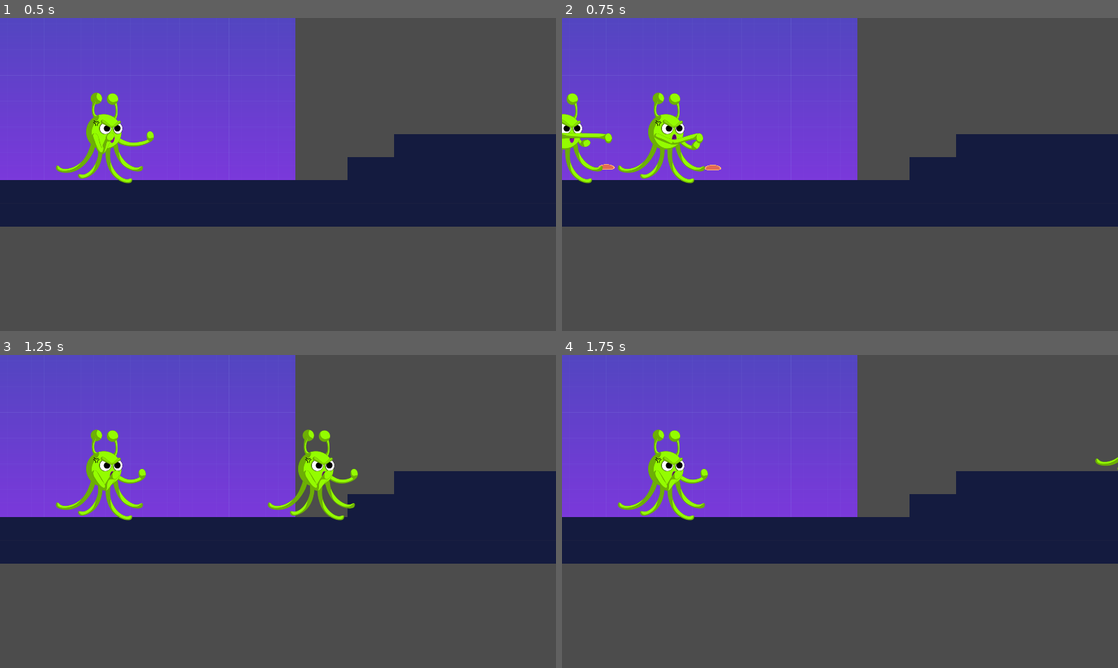
Above: before the commit, frames 1-4 (two rows, left to right).
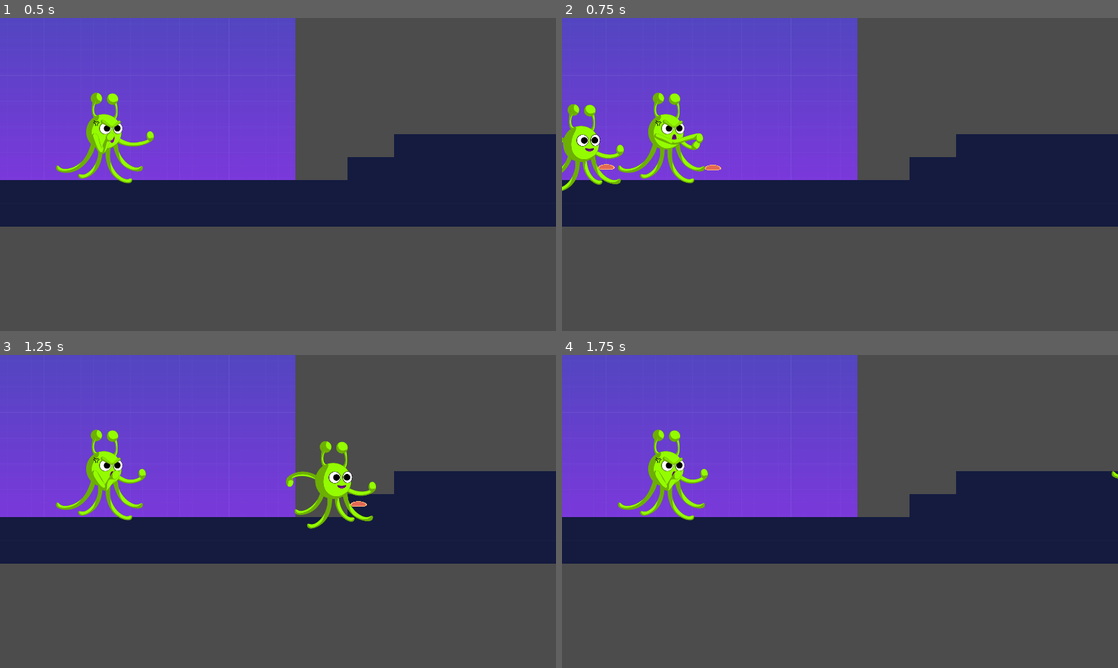
Above: after the commit, the same moments.

Repository: kigari94/IAS
Game: Godot game, scene res://src/Levels/Level01.tscn
Two runs of this game, one before a commit and one after it. Both use one fixed random seed, a clock stepped at 60 frames per second and the inputs below. This scene is started directly instead of the project's main scene.
Inputs:
- Up to frame 1 (0.5 s): no input
- Up to frame 2 (0.75 s): tap Enter at 0.5 s; hold D (move_right) from 0.53 s (still down); hold Space (attack) from 0.53 s (still down)
- Up to frame 3 (1.25 s): keep holding D (move_right); keep holding Space (attack); tap W (jump) at 0.77, 0.8, 1.07 s
- Up to frame 4 (1.75 s): keep holding D (move_right); release Space (attack) at 1.28 s; tap W (jump) at 1.35, 1.52 s; tap Space (attack) at 1.55 s

Frame 1 is identical in both runs. In frame 2, 1.4% of the frame differs, in the area x 0-12%, y 24-56%; in frame 3, 2.1%, in the area x 48-68%, y 23-56%; in frame 4, less than 0.1%.

Commit message:
Animationen + Sound
Animationen sind erstellt und im Skript implementiert für: RUN, JUMP, FIGHT, DEATH, IDLE (unfertig)
Finaler Schliff dann im 3. Sprint
Probleme im Code markiert.
-----
Sound ist ebenfalls implementiert für: JUMP, FIGHT, DEATH, RESPAWN, Background Music (StartScreen, GameScreen, WinnerScreen)

Diff:
--- a/src/Actors/Player.gd
+++ b/src/Actors/Player.gd
@@ -9,15 +9,35 @@
 
 onready var animation = $AnimationPlayer
 
-var sound: AudioStreamPlayer
-
-
-
+var backgroundSound: AudioStreamPlayer
+var jumpSound: AudioStreamPlayer
+var punchSound: AudioStreamPlayer
+var deathSound: AudioStreamPlayer
+var respawnSound: AudioStreamPlayer
 
 func _ready() -> void:
-	sound = AudioStreamPlayer.new()
-	add_child(sound)
-	sound.stream = preload("res://assets/Sounds/pop.wav")
+	# Sound init
+	backgroundSound = AudioStreamPlayer.new()
+	add_child(backgroundSound)
+	backgroundSound.stream = preload("res://assets/Sounds/background_music/short-chill-music-8561 (mp3cut.net).mp3")
+	backgroundSound.play()
+
+	jumpSound = AudioStreamPlayer.new()
+	add_child(jumpSound)
+	#jumpSound.stream = preload("res://assets/Sounds/pop.wav")
+	jumpSound.stream = preload("res://assets/Sounds/JUMP/cartoon-jump-6462.mp3")
+
+	punchSound = AudioStreamPlayer.new()
+	add_child(punchSound)
+	punchSound.stream = preload("res://assets/Sounds/FIGHT/punch-2-37333.mp3")
+
+	deathSound = AudioStreamPlayer.new()
+	add_child(deathSound)
+	deathSound.stream = preload("res://assets/Sounds/TRAPS/negative_beeps-6008.mp3")
+
+	respawnSound = AudioStreamPlayer.new()
+	add_child(respawnSound)
+	respawnSound.stream = preload("res://assets/Sounds/JUMP/dramatic-sound-effect-01-144470_RESPAWN.mp3")
 
 	#player_weapon.connect("attack_finished", self, "on_player_weapon_attack_finished")
 	main_camera = get_node(camera)
@@ -34,9 +54,20 @@
 	_velocity = calculate_move_velocity(_velocity, direction, speed, is_jump_interrupted)
 	var snap: Vector2 = Vector2.DOWN * 60.0 if direction.y == 0.0 else Vector2.ZERO
 	_velocity = move_and_slide_with_snap(_velocity, snap, FLOOR_NORMAL, true)
-	# play jump sound
+
+	# PROBLEM: jump / idle gehen nicht immer -> vermutlich state machine erforderlich
+	if direction.x == 0 and direction.y > 0:
+		print(direction.y)
+		animation.play("Idle_Animation")
+
+	# Jump Animation + play jump sound
 	if direction.y < 0:
-		sound.play()
+			animation.play("Jump_Animation")
+			jumpSound.play()
+
+	# Run Animation
+	if direction.x < 0 or direction.x > 0:
+		animation.play("Run_Animation")
 
 
 func _input(event: InputEvent) -> void:
@@ -47,12 +78,15 @@
 		weapon_anchor.add_child(weapon_instance)
 		player_weapon = weapon_anchor.get_child(0)
 		player_weapon.attack()
-		sound.play()
-		animation.play("Attack_Animation")
 
-func _on_attack_finished(_Attack_Animation):
-	player_weapon.queue_free()
-	_current_state = _STATES.IDLE
+		# Fight Animation + play fight sound
+		animation.play("Fight_Animation")
+		punchSound.play()
+
+# PROBLEM: löst CRASH aus, das "free" ist vermutlich der Grund
+#func _on_attack_finished(_Attack_Animation):
+#	player_weapon.queue_free()
+#	_current_state = _STATES.IDLE
 
 # Calculating a Vector2, from the user inputs, as direction value for the player
 func get_direction() -> Vector2:
@@ -86,6 +120,8 @@
 	main_camera.set_target(2)
 	PlayerData.playerOneActive = false
 	#TODO Death animation
+	animation.play("Death_Animation")
+	deathSound.play()
 
 func _on_Timer_timeout():
 	respawn()
@@ -100,6 +136,10 @@
 
 func respawn() -> void :
 	#TODO Respawn animation
+
+	# play respawn sound
+	respawnSound.play()
+
 	input_enabled = true
 	self.position = respawn_position()
 
--- a/src/Actors/Player.tscn
+++ b/src/Actors/Player.tscn
@@ -1,8 +1,9 @@
-[gd_scene load_steps=9 format=2]
+[gd_scene load_steps=15 format=2]
 
 [ext_resource path="res://src/Actors/Player.gd" type="Script" id=1]
 [ext_resource path="res://assets/player.png" type="Texture" id=2]
 [ext_resource path="res://assets/Animations/Player/fight/fight/fight_spritesheet_small.png" type="Texture" id=3]
+[ext_resource path="res://assets/Animations/Player/SpriteSheet_Player_1.png" type="Texture" id=4]
 
 [sub_resource type="OccluderPolygon2D" id=1]
 polygon = PoolVector2Array( -47.7193, -80.1353, -45.552, -86.1556, -40.2541, -93.1392, -32.7889, -96.9922, 32.4715, -96 …(218 unchanged characters)…
@@ -29,6 +30,67 @@
 "values": [ 1, 2, 3, 4, 3, 2, 1 ]
 }
 
+[sub_resource type="Animation" id=9]
+resource_name = "Death_Animation"
+length = 2.0
+tracks/0/type = "value"
+tracks/0/path = NodePath("PlayerAnimation:frame")
+tracks/0/interp = 1
+tracks/0/loop_wrap = true
+tracks/0/imported = false
+tracks/0/enabled = true
+tracks/0/keys = {
+"times": PoolRealArray( 0, 0.3, 0.6, 0.9, 1.2 ),
+"transitions": PoolRealArray( 1, 1, 1, 1, 1 ),
+"update": 1,
+"values": [ 20, 21, 22, 23, 24 ]
+}
+
+[sub_resource type="Animation" id=7]
+resource_name = "Fight_Animation"
+tracks/0/type = "value"
+tracks/0/path = NodePath("PlayerAnimation:frame")
+tracks/0/interp = 1
+tracks/0/loop_wrap = true
+tracks/0/imported = false
+tracks/0/enabled = true
+tracks/0/keys = {
+"times": PoolRealArray( 0, 0.2, 0.4, 0.6, 0.8 ),
+"transitions": PoolRealArray( 1, 1, 1, 1, 1 ),
+"update": 1,
+"values": [ 15, 16, 17, 18, 19 ]
+}
+
+[sub_resource type="Animation" id=10]
+resource_name = "Idle_Animation"
+tracks/0/type = "value"
+tracks/0/path = NodePath("PlayerAnimation:frame")
+tracks/0/interp = 1
+tracks/0/loop_wrap = true
+tracks/0/imported = false
+tracks/0/enabled = true
+tracks/0/keys = {
+"times": PoolRealArray( 0, 0.2 ),
+"transitions": PoolRealArray( 1, 1 ),
+"update": 1,
+"values": [ 0, 0 ]
+}
+
+[sub_resource type="Animation" id=8]
+resource_name = "Jump_Animation"
+tracks/0/type = "value"
+tracks/0/path = NodePath("PlayerAnimation:frame")
+tracks/0/interp = 1
+tracks/0/loop_wrap = true
+tracks/0/imported = false
+tracks/0/enabled = true
+tracks/0/keys = {
+"times": PoolRealArray( 0, 0.3 ),
+"transitions": PoolRealArray( 1, 1 ),
+"update": 1,
+"values": [ 10, 11 ]
+}
+
 [sub_resource type="Animation" id=5]
 length = 0.001
 tracks/0/type = "value"
@@ -42,6 +104,34 @@
 "transitions": PoolRealArray( 1 ),
 "update": 0,
 "values": [ 0 ]
+}
+tracks/1/type = "value"
+tracks/1/path = NodePath("PlayerAnimation:frame")
+tracks/1/interp = 1
+tracks/1/loop_wrap = true
+tracks/1/imported = false
+tracks/1/enabled = true
+tracks/1/keys = {
+"times": PoolRealArray( 0 ),
+"transitions": PoolRealArray( 1 ),
+"update": 0,
+"values": [ 0 ]
+}
+
+[sub_resource type="Animation" id=6]
+resource_name = "Run_Animation"
+length = 0.8
+tracks/0/type = "value"
+tracks/0/path = NodePath("PlayerAnimation:frame")
+tracks/0/interp = 1
+tracks/0/loop_wrap = true
+tracks/0/imported = false
+tracks/0/enabled = true
+tracks/0/keys = {
+"times": PoolRealArray( 0, 0.4 ),
+"transitions": PoolRealArray( 1, 1 ),
+"update": 1,
+"values": [ 5, 6 ]
 }
 
 [node name="Player" type="KinematicBody2D"]
@@ -82,6 +172,7 @@
 position = Vector2( 78, 2 )
 
 [node name="Attack" type="Sprite" parent="."]
+visible = false
 texture = ExtResource( 3 )
 offset = Vector2( 0, -150 )
 hframes = 5
@@ -89,7 +180,18 @@
 [node name="AnimationPlayer" type="AnimationPlayer" parent="."]
 playback_speed = 2.0
 anims/Attack_Animation = SubResource( 4 )
+anims/Death_Animation = SubResource( 9 )
+anims/Fight_Animation = SubResource( 7 )
+anims/Idle_Animation = SubResource( 10 )
+anims/Jump_Animation = SubResource( 8 )
 anims/RESET = SubResource( 5 )
+anims/Run_Animation = SubResource( 6 )
+
+[node name="PlayerAnimation" type="Sprite" parent="."]
+position = Vector2( 60, -91 )
+texture = ExtResource( 4 )
+hframes = 5
+vframes = 5
 
 [connection signal="area_entered" from="DangerDetector" to="." method="_on_DangerDetector_area_entered"]
 [connection signal="timeout" from="Timer" to="." method="_on_Timer_timeout"]
--- a/src/Screens/MainScreen.tscn
+++ b/src/Screens/MainScreen.tscn
@@ -1,7 +1,8 @@
-[gd_scene load_steps=5 format=2]
+[gd_scene load_steps=6 format=2]
 
 [ext_resource path="res://assets/Backgrounds/BG_01.png" type="Texture" id=1]
 [ext_resource path="res://src/UserInterface/ChangeSceneButton.tscn" type="PackedScene" id=2]
+[ext_resource path="res://src/Screens/Sound.gd" type="Script" id=3]
 [ext_resource path="res://src/UserInterface/QuitButton.tscn" type="PackedScene" id=4]
 [ext_resource path="res://assets/Themes/ui_theme.tres" type="Theme" id=5]
 
@@ -44,3 +45,6 @@
 margin_top = 141.0
 margin_right = 538.0
 margin_bottom = 208.0
+
+[node name="Sound" type="Node" parent="."]
+script = ExtResource( 3 )
--- /dev/null
+++ b/src/Screens/Sound.gd
@@ -0,0 +1,16 @@
+extends Node
+
+
+var backgroundSound: AudioStreamPlayer
+
+# Called when the node enters the scene tree for the first time.
+func _ready():
+	backgroundSound = AudioStreamPlayer.new()
+	add_child(backgroundSound)
+	backgroundSound.stream = preload("res://assets/Sounds/background_music/space-chillout-14194.mp3")
+	backgroundSound.play()
+
+
+# Called every frame. 'delta' is the elapsed time since the previous frame.
+#func _process(delta):
+#	pass
--- a/src/Screens/WinnerScreen.gd
+++ b/src/Screens/WinnerScreen.gd
@@ -2,9 +2,16 @@
 
 onready var label: Label = get_node("Label")
 export var player: String
+
+var backgroundSound: AudioStreamPlayer
 
 func _get_configuration_warning() -> String:
 	return "A player name needs to be given" if not player else ""
 
 func _ready() -> void:
 	label.text = label.text % PlayerData.playerName
+
+	backgroundSound = AudioStreamPlayer.new()
+	add_child(backgroundSound)
+	backgroundSound.stream = preload("res://assets/Sounds/WINNER/gewonnen-87838.mp3")
+	backgroundSound.play()
Binary file added: assets/Animations/Player/Player_1_SpriteSheet.png
Not shown, added: assets/Animations/Player/Player_1_SpriteSheet.png.import
Binary file added: assets/Animations/Player/Player_1_SpriteSheet_IDLE.png
Not shown, added: assets/Animations/Player/Player_1_SpriteSheet_IDLE.png.import
Binary file added: assets/Animations/Player/Player_2_SpriteSheet.png
Not shown, added: assets/Animations/Player/Player_2_SpriteSheet.png.import
Binary file added: assets/Animations/Player/Player_2_SpriteSheet_IDLE.png
Not shown, added: assets/Animations/Player/Player_2_SpriteSheet_IDLE.png.import
Binary file added: assets/Animations/Player/SpriteSheet_Player_1.png
Not shown, added: assets/Animations/Player/SpriteSheet_Player_1.png.import
Binary file added: assets/Animations/Player/SpriteSheet_Player_2.png
Not shown, added: assets/Animations/Player/SpriteSheet_Player_2.png.import
(and 68 more such lines)
